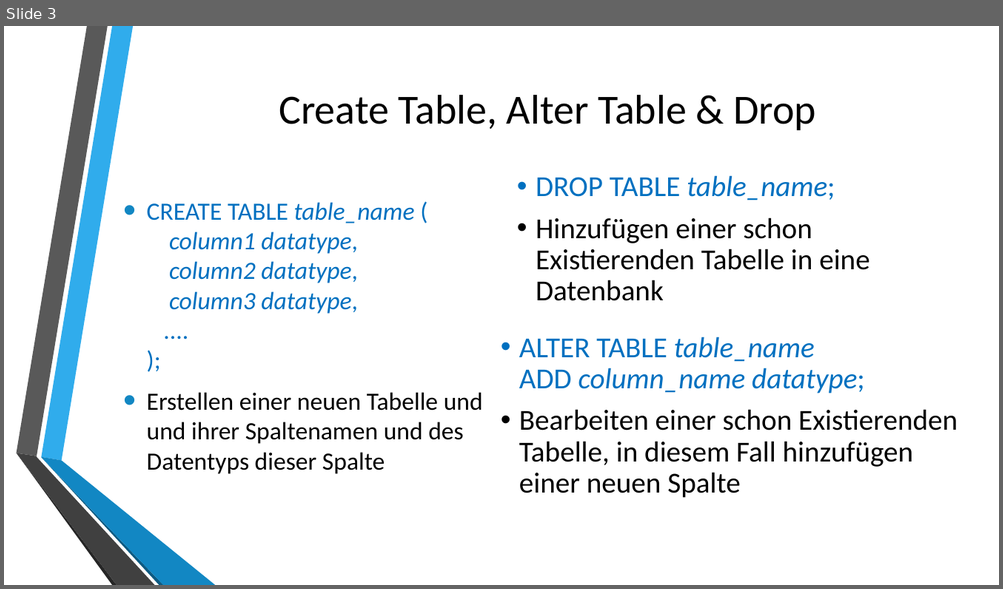
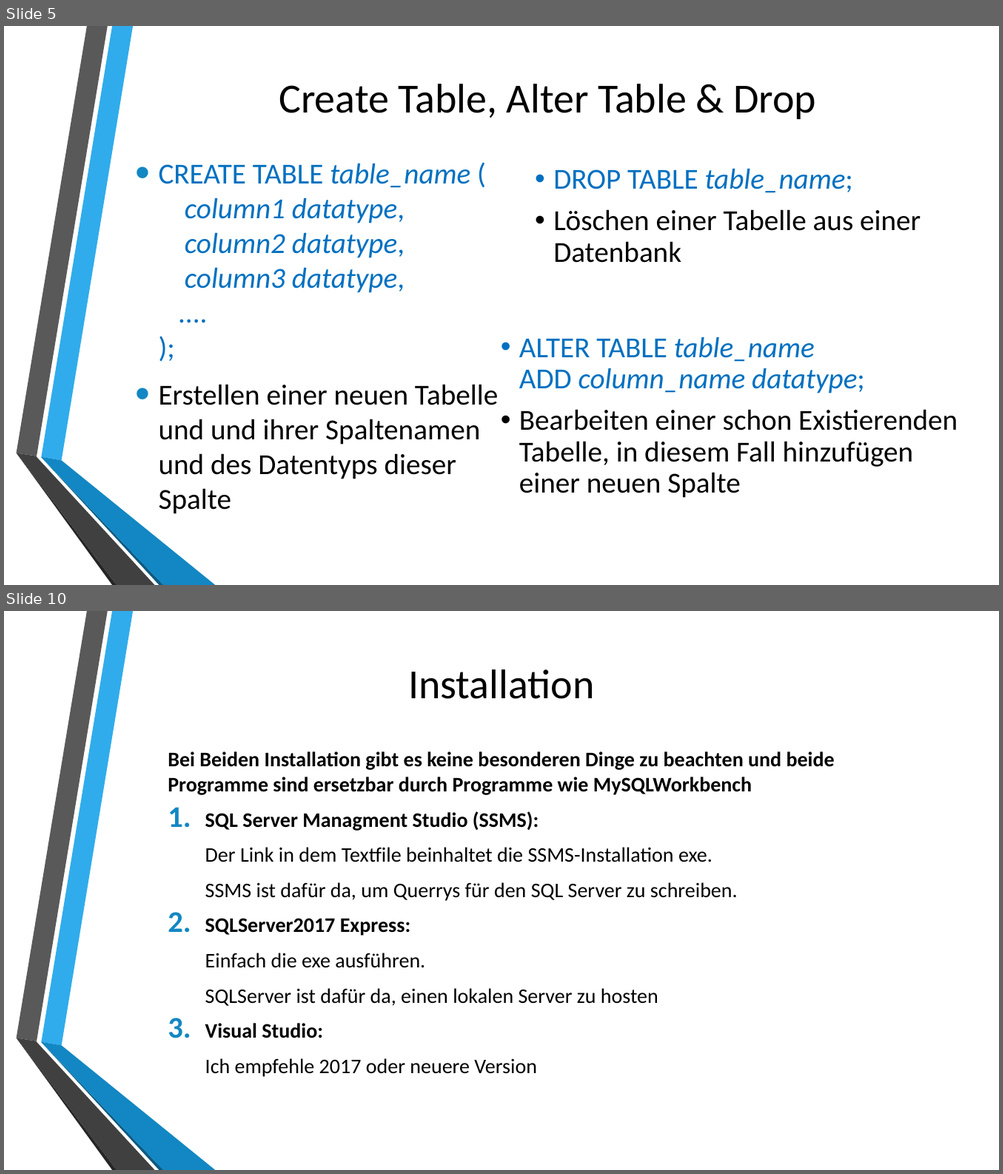
Before and after one commit to johzip/SQL_Presentation, a slide deck: Presentation.pptx. Shown one above the other, each under a label of ours: slide 3 before the commit, slides 5 and 10 after it; the slides between them are not shown. The pictures are 1003x589 and 1003x1174 pixels, drawn with LibreOffice and Linux fonts; fonts in the diff are those of the drawing; background and template pictures are left out. Boxes give left, top, right and bottom in pixels: in the first picture for what was removed or moved away, otherwise in the second. Text is boxed around its words. In the diff, an @@ line names an element or a change of style, - is before the commit and + after.

```diff
--- a/Presentation.pptx
+++ b/Presentation.pptx
@@ slide 10 added at [4, 611, 999, 1170], background picture (left out); not listed: 6 template elements that a slide beside it also shows @@
@@ title added at [408, 669, 594, 699], 40 pt, text #000000 @@
+Installation
@@ text added at [168, 752, 834, 1077], 20 pt, text #000000 @@
+  Bei Beiden Installation gibt es keine besonderen Dinge zu beachten und beide Programme sind ersetzbar durch Programme wie MySQLWorkbench
+  1. SQL Server Managment Studio (SSMS):
+  Der Link in dem Textfile beinhaltet die SSMS-Installation exe.
+  SSMS ist dafür da, um Querrys für den SQL Server zu schreiben.
+  2. SQLServer2017 Express:
+  Einfach die exe ausführen.
+  SQLServer ist dafür da, einen lokalen Server zu hosten
+  3. Visual Studio:
+  Ich empfehle 2017 oder neuere Version
@@ what was slide 3 is now slide 5 @@
@@ slide 5 changed as well @@
@@ title "Create Table, Alter Table & ...": place and size @@
-title "Create Table, Alter Table & ..." at [279, 95, 816, 130]
+title "Create Table, Alter Table & ..." at [279, 84, 816, 119]
@@ text "CREATE TABLE table_name ( column1 ...": place and size @@
-text "CREATE TABLE table_name ( column1 ..." at [147, 202, 483, 474]
+text "CREATE TABLE table_name ( column1 ..." at [159, 163, 498, 514]
@@ text "CREATE TABLE table_name ( column1 ..." at [159, 163, 498, 514]: size 24 to 28 pt @@
@@ text "DROP TABLE table_name;": place and size @@
-text "DROP TABLE table_name;" at [535, 175, 869, 301]
+text "DROP TABLE table_name;" at [553, 168, 920, 263]
@@ text at [553, 210, 920, 263]: text changed @@
-• Hinzufügen einer schon Existierenden Tabelle in eine Datenbank
+• Löschen einer Tabelle aus einer Datenbank
```
Also in this commit, not shown: 3 other slides changed, 10 other slides added, 2 slides removed, 8 other files.
